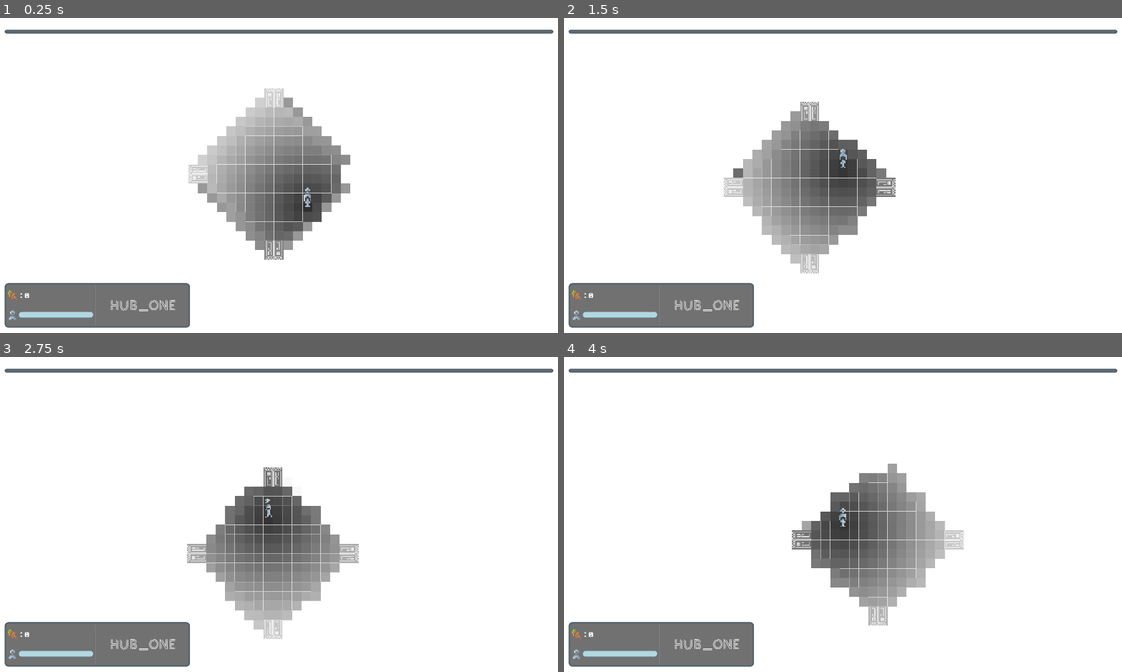
Above: before the commit, frames 1-4 (two rows, left to right).
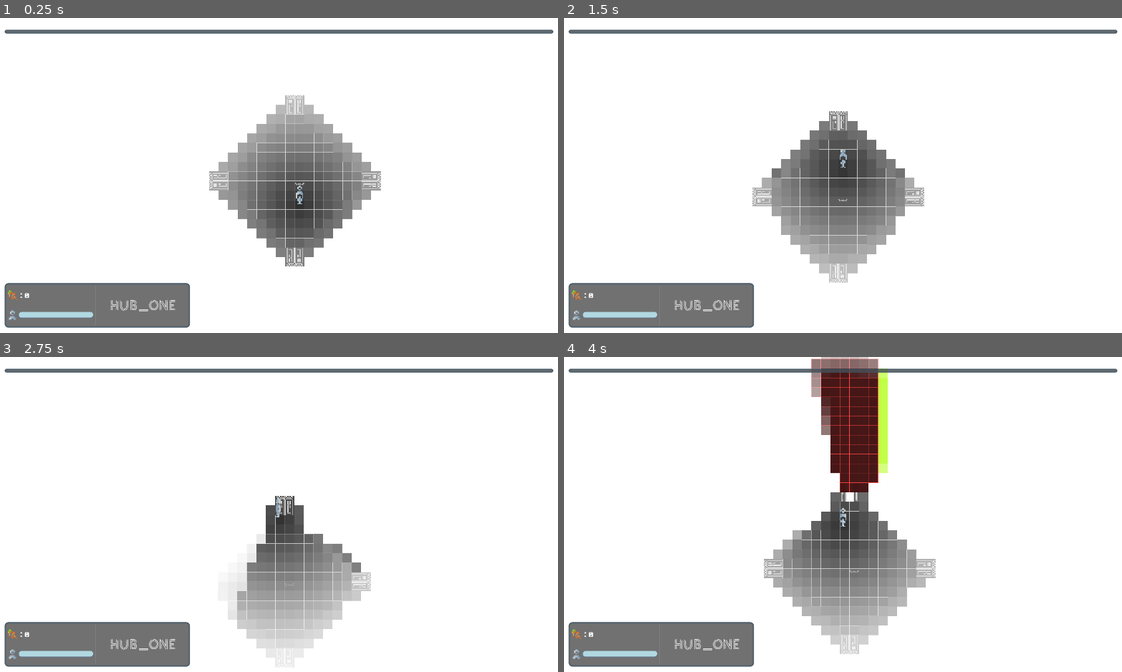
Above: after the commit, the same moments.

Repository: ObsidianBlk/NoSpace
Game: Godot game, scene res://World.tscn
The game is run twice, just before and just after one commit, with the same random seed, the same clock (stepped at 60 frames per second) and the same inputs.
Inputs:
- Up to frame 1 (0.25 s): no input
- Up to frame 2 (1.5 s): hold E (trigger) 0.53-1.28 s; hold W (move_up) from 0.53 s (still down); tap E (trigger) at 1.35 s
- Up to frame 3 (2.75 s): release W (move_up) at 2.03 s; hold A (move_left) from 2.03 s (still down); hold E (trigger) from 2.03 s (still down)
- Up to frame 4 (4 s): release E (trigger) at 2.78 s; tap E (trigger) at 2.85 s; release A (move_left) at 3.53 s; hold S (move_down) from 3.53 s (still down); hold E (trigger) from 3.53 s (still down)

The runs differ from the first frame. In frame 1, 5.4% of the frame differs, in the area x 33-69%, y 22-79%; in frame 2, 5.9%; in frame 3, 6.7%; in frame 4, 11%, in the area x 35-72%, y 0-95%.

Commit message:
Getting The Shattered and Shattered parts working.

Diff:
--- a/Objects/NEM/NEM.gd
+++ b/Objects/NEM/NEM.gd
@@ -18,6 +18,7 @@
 var tile_resource = preload("res://Objects/NEM/PulseTile.tscn")
 var door_resource = preload("res://Objects/NEM/DoorTile.tscn")
 var carrot_resource = preload("res://Objects/Carrot/Carrot.tscn")
+var shattered_resource = preload("res://Objects/TheShattered/TheShattered.tscn")
 var tile_size = 32
 
 var player_node = null
@@ -26,6 +27,7 @@
 
 var living_regions = []
 var living_tiles = {}
+var the_shattered_node = null
 
 var opened_door_info = null
 
@@ -40,6 +42,19 @@
 # ---------------------------------------------------------------------------
 # "Private" Methods
 # ---------------------------------------------------------------------------
+func _activate_living_region(ridx: int, offset : Vector2) -> void:
+	if living_regions.size() < 2:
+		living_regions.append({
+			"offset": offset,
+			"ridx": ridx
+		})
+		if regions[ridx].the_shattered != null:
+			the_shattered_node.position = (regions[ridx].the_shattered * tile_size) + offset
+
+func _drop_living_region(keep_lridx : int) -> void:
+	if living_regions.size() >= 2:
+		living_regions = [living_regions[keep_lridx]]
+
 func _update_living_tiles() -> void:
 	if player_node == null:
 		return
@@ -63,6 +78,9 @@
 				print("This is odd")
 		else:
 			dkeys.append(key)
+
+	# "The Shattered" is a special item... use this special method to handle it's visibility...
+	_update_the_shattered()
 
 	for key in dkeys:
 		if living_tiles[key].tile is DoorTile:
@@ -279,6 +297,18 @@
 	if camera_node and player_node:
 		camera_node.target_path = player_node.get_path()
 
+func _update_the_shattered() -> void:
+	if the_shattered_node != null and the_shattered_node.ridx < 0:
+		return
+	for lr in living_regions:
+		if lr.ridx == the_shattered_node.ridx:
+			if player_node.can_see_node(the_shattered_node):
+				the_shattered_node.visible = true
+				var dist = player_node.position.distance_to(the_shattered_node.position)
+				the_shattered_node.alpha = 1.0 - (dist / player_node.sight)
+			else:
+				the_shattered_node.visible = false
+
 # ---------------------------------------------------------------------------
 # NODE Override Methods
 # ---------------------------------------------------------------------------
@@ -349,6 +379,7 @@
 		"width": 0,
 		"height": 0,
 		"player_start": null,
+		"the_shattered": null,
 		"carrots": [],
 		"doors": [],
 		"tiles":null
@@ -460,6 +491,15 @@
 						"entity": null
 					})
 
+	if data.the_shattered != null and the_shattered_node == null:
+		var tspos = data.the_shattered - container_rect.position
+		the_shattered_node = shattered_resource.instance()
+		the_shattered_node.ridx = regions.size()
+		the_shattered_node.alpha = 0.0
+		the_shattered_node.visible = false
+		ents_node.add_child(the_shattered_node)
+		reg.the_shattered = tspos
+
 	regions.append(reg)
 	if prnt:
 		var idx = 0
@@ -468,12 +508,12 @@
 			idx += reg.width
 
 	if living_regions.size() <= 0:
-		living_regions.append({
-			"offset":Vector2(0, 0),
-			"ridx": regions.size() - 1
-		})
+		_activate_living_region(regions.size() - 1, Vector2(0, 0))
+		#living_regions.append({
+		#	"offset":Vector2(0, 0),
+		#	"ridx": regions.size() - 1
+		#})
 		emit_signal("region_change", regions[living_regions[0].ridx].name)
-
 
 
 # ---------------------------------------------------------------------------
@@ -499,19 +539,20 @@
 				offset.x = (pos.x - door.x)
 				offset.y = (pos.y - door.y)
 				#print("Pos: ", pos, " | Door Pos: ", Vector2(door.x, door.y), " | Result: ", offset)
-				living_regions.append({
-					"offset": offset * tile_size,
-					"ridx": ridx
-				})
+				_activate_living_region(ridx, offset * tile_size)
+				#living_regions.append({
+				#	"offset": offset * tile_size,
+				#	"ridx": ridx
+				#})
 				break
 
 func _on_door_closed(exited_through : bool) -> void:
 	if living_regions.size() > 1:
 		opened_door_info = null
 		if exited_through:
-			living_regions = [living_regions[1]]
+			_drop_living_region(1)
 		else:
-			living_regions = [living_regions[0]]
+			_drop_living_region(0)
 		emit_signal("region_change", regions[living_regions[0].ridx].name)
 
 func _on_carrot_pickup(ridx, cidx) -> void:
--- a/Objects/Player/Player.gd
+++ b/Objects/Player/Player.gd
@@ -23,6 +23,7 @@
 var facing = DIRECTION.DOWN
 
 var carrot_count = 0
+var part_id = 0
 var stamina = 100.0
 
 onready var vizcast_node = $Vizcast
@@ -103,7 +104,7 @@
 		var res = _caster_to_position(vizcast_node, n.position)
 		if res == null or res == n:
 			return true
-		if n is PulseTile or n is DoorTile:
+		if n.has_method("get_corners"):
 			var corners = n.get_corners()
 			for corner in corners:
 				res = _caster_to_position(vizcast_node, corner)
@@ -118,6 +119,14 @@
 
 func flip_sprite(f : bool = true) -> void:
 	sprite.flip_h = f
+
+func pickup_part(pid) -> void:
+	part_id = pid
+
+func take_part() -> int:
+	var p = part_id
+	part_id = 0
+	return p
 
 func pickup_carrot() -> void:
 	carrot_count += 1
--- /dev/null
+++ b/Objects/TheShattered/Part/Part.gd
@@ -0,0 +1,48 @@
+extends Node2D
+
+export (TheShattered.PARTS) var id = TheShattered.PARTS.BODY	setget _set_id
+export (float, 0.0, 1.0) var alpha = 1.0						setget _set_alpha
+
+onready var sprite = $Sprite
+
+func _set_id(pid : int) -> void:
+	if pid == TheShattered.PARTS.BODY or pid == TheShattered.PARTS.LEYE or pid == TheShattered.PARTS.REYE:
+		id = pid
+		if sprite:
+			match(id):
+				TheShattered.PARTS.BODY:
+					sprite.region_rect.position = Vector2(32, 0)
+				TheShattered.PARTS.LEYE:
+					sprite.region_rect.position = Vector2(96, 0)
+				TheShattered.PARTS.REYE:
+					sprite.region_rect.position = Vector2(64, 0)
+
+func _set_alpha(a : float) -> void:
+	alpha = a
+	if sprite:
+		var mat = sprite.get_material()
+		mat.get_shader_param("alpha", alpha)
+
+func _ready() -> void:
+	_set_id(id)
+
+func get_corners() -> Array:
+	var hw = sprite.region_rect.size.x * 0.5
+	var hh = sprite.region_rect.size.y * 0.5
+	return [
+		position + Vector2(-(hw + 1), -(hh + 1)),
+		position + Vector2(hw + 1, -(hh + 1)),
+		position + Vector2(hw + 1, hh + 1),
+		position + Vector2(-(hw + 1), hh + 1)
+	]
+
+func kill() -> void:
+	var parent = get_parent()
+	if parent:
+		parent.remove_child(self)
+	queue_free()
+
+func _on_body_entered(body):
+	if body.has_method("pickup_part"):
+		body.pickup_part(id)
+		kill()
--- /dev/null
+++ b/Objects/TheShattered/Part/Part.tscn
@@ -0,0 +1,37 @@
+[gd_scene load_steps=6 format=2]
+
+[ext_resource path="res://Assets/Graphics/Shattered.png" type="Texture" id=1]
+[ext_resource path="res://Objects/TheShattered/Part/Part.gd" type="Script" id=2]
+[ext_resource path="res://Shaders/PalSwap4.shader" type="Shader" id=3]
+
+[sub_resource type="ShaderMaterial" id=2]
+shader = ExtResource( 3 )
+shader_param/pal_col_1 = Color( 0.6992, 0.6992, 0.6992, 1 )
+shader_param/pal_col_2 = Color( 0.6, 0.6, 0.6, 1 )
+shader_param/pal_col_3 = Color( 0.8, 0.8, 0.8, 1 )
+shader_param/pal_col_4 = Color( 0, 0, 0, 1 )
+shader_param/replace_col_1 = Color( 0.6992, 0.6992, 0.6992, 1 )
+shader_param/replace_col_2 = Color( 0.6, 0.6, 0.6, 1 )
+shader_param/replace_col_3 = Color( 0.8, 0.8, 0.8, 1 )
+shader_param/replace_col_4 = Color( 0, 0, 0, 1 )
+shader_param/precision = 0.1
+shader_param/alpha = 1.0
+
+[sub_resource type="CircleShape2D" id=1]
+radius = 16.0
+
+[node name="Part" type="Node2D"]
+script = ExtResource( 2 )
+
+[node name="Sprite" type="Sprite" parent="."]
+material = SubResource( 2 )
+texture = ExtResource( 1 )
+region_enabled = true
+region_rect = Rect2( 32, 0, 32, 32 )
+
+[node name="Area2D" type="Area2D" parent="."]
+
+[node name="CollisionShape2D" type="CollisionShape2D" parent="Area2D"]
+shape = SubResource( 1 )
+
+[connection signal="body_entered" from="Area2D" to="." method="_on_body_entered"]
--- a/Objects/TheShattered/TheShattered.gd
+++ b/Objects/TheShattered/TheShattered.gd
@@ -1,5 +1,12 @@
 extends Node2D
+class_name TheShattered
 
+signal spawn_part(pid)
+
+enum PARTS {BODY=100, LEYE=200, REYE=300}
+
+export (float, 0.0, 1.0) var alpha = 1.0			setget _set_alpha
+export var ridx : int = -1
 
 var player = null
 
@@ -8,15 +15,67 @@
 onready var reye_node = $RightEye
 onready var leye_node = $LeftEye
 
+func _set_alpha(a : float) -> void:
+	alpha = a
+	if base_node:
+		_set_node_material_alpha(base_node)
+	if body_node:
+		_set_node_material_alpha(body_node)
+	if reye_node:
+		_set_node_material_alpha(reye_node)
+	if leye_node:
+		_set_node_material_alpha(leye_node)
 
 func _ready() -> void:
 	body_node.visible = false
 	reye_node.visible = false
 	leye_node.visible = false
+	_set_alpha(alpha)
 
+func _set_node_material_alpha(node : Sprite) -> void:
+	var mat = node.get_material()
+	mat.set_shader_param("alpha", alpha)
+
+func _emit_spawn_part() -> void:
+	var avail = []
+	if not body_node.visible:
+		avail.append(PARTS.BODY)
+	if not reye_node.visisble:
+		avail.append(PARTS.REYE)
+	if not leye_node.visible:
+		avail.append(PARTS.LEYE)
+	if avail.size() > 0:
+		var idx = floor(rand_range(0, avail.size()))
+		emit_signal("spawn_part", avail[idx])
+
+func get_corners() -> Array:
+	var view_dist = 16
+	return [
+		position - Vector2(view_dist, 0),
+		position + Vector2(view_dist, 0),
+		position - Vector2(0, view_dist),
+		position + Vector2(0, view_dist)
+	]
 
 func _on_trigger() -> void:
-	return
+	var new_part = false
+	if player.has_method("take_part"):
+		var part_id = player.take_part()
+		match(part_id):
+			PARTS.BODY:
+				if not body_node.visible:
+					body_node.visible = true
+					new_part = true
+			PARTS.REYE:
+				if not reye_node.visible:
+					reye_node.visible = true
+					new_part = true
+			PARTS.LEYE:
+				if not leye_node.visible:
+					leye_node.visible = true
+					new_part = true
+	if new_part and not (body_node.visible and reye_node.visible and leye_node.visible):
+		_emit_spawn_part()
 
 func _on_body_entered(body : Node2D) -> void:
 	if player == null and body.has_signal("trigger"):
--- a/Objects/TheShattered/TheShattered.tscn
+++ b/Objects/TheShattered/TheShattered.tscn
@@ -101,5 +101,7 @@
 [node name="CollisionShape2D" type="CollisionShape2D" parent="Area2D"]
 shape = SubResource( 5 )
 
+[node name="AnimationPlayer" type="AnimationPlayer" parent="."]
+
 [connection signal="body_entered" from="Area2D" to="." method="_on_body_entered"]
 [connection signal="body_exited" from="Area2D" to="." method="_on_body_exited"]
--- a/Scripts/Autos/RegionDefs.gd
+++ b/Scripts/Autos/RegionDefs.gd
@@ -8,6 +8,7 @@
 	# -------------------------------------------------
 	"HUB_One":{
 		"is_hub": true,
+		"the_shattered": Vector2(8, 8),
 		"floor_color": Color(0.75, 0.75, 0.75),
 		"wall_color": Color(0.25, 0.25, 0.25),
 		"rect_list":[
@@ -49,7 +50,7 @@
 			"to_didx": -1
 		}
 		],
-		"player_start": Vector2(11, 11)
+		"player_start": Vector2(8, 10)
 	},
 
 	# -------------------------------------------------
@@ -200,6 +201,7 @@
 		var reg = {
 			"name": rname,
 			"ridx": ridx,
+			"the_shattered": null,
 			"floor_color": REGIONS[rname].floor_color,
 			"wall_color": REGIONS[rname].wall_color,
 			"rect_list": [],
@@ -216,6 +218,10 @@
 		if carrot_list != null:
 			for carrot in carrot_list:
 				reg.carrots.append(carrot)
+
+		var the_shattered = REGIONS[rname].get("the_shattered")
+		if the_shattered != null:
+			reg.the_shattered = the_shattered
 
 		var didx = 0
 		for door in REGIONS[rname].door_list:
--- a/project.godot
+++ b/project.godot
@@ -28,12 +28,18 @@
 "class": "State",
 "language": "GDScript",
 "path": "res://Scripts/FSM/State.gd"
+}, {
+"base": "Node2D",
+"class": "TheShattered",
+"language": "GDScript",
+"path": "res://Objects/TheShattered/TheShattered.gd"
 } ]
 _global_script_class_icons={
 "DoorTile": "",
 "Player": "",
 "PulseTile": "",
-"State": ""
+"State": "",
+"TheShattered": ""
 }
 
 [application]
